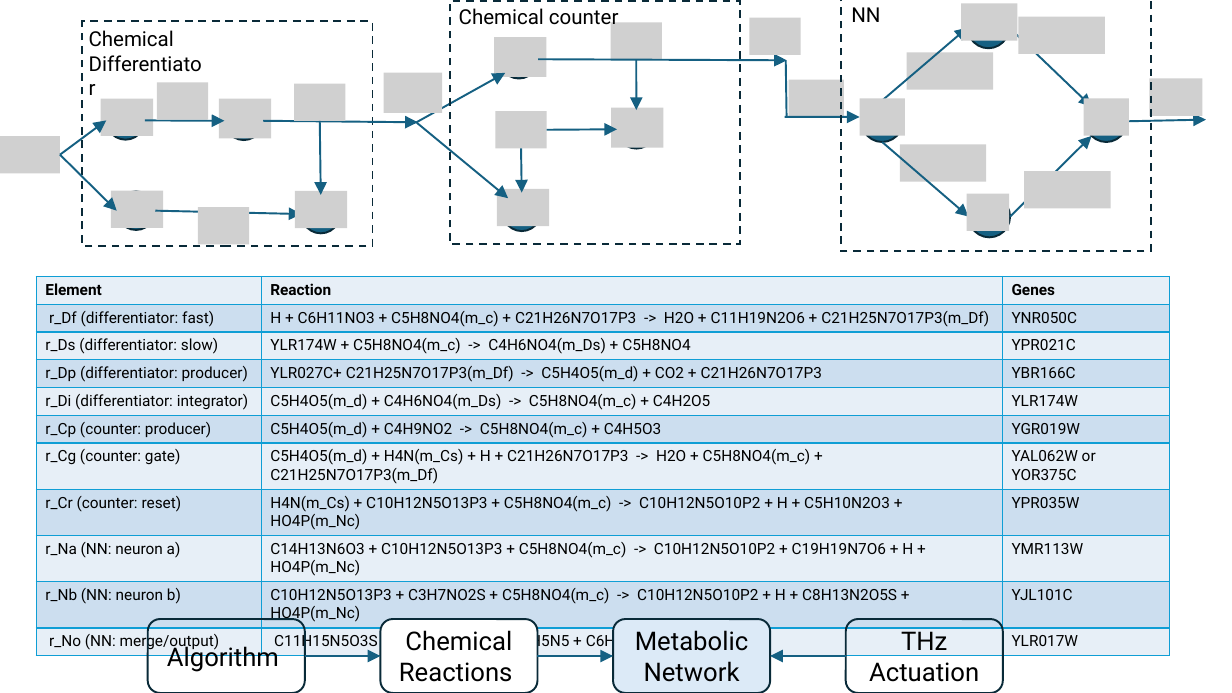
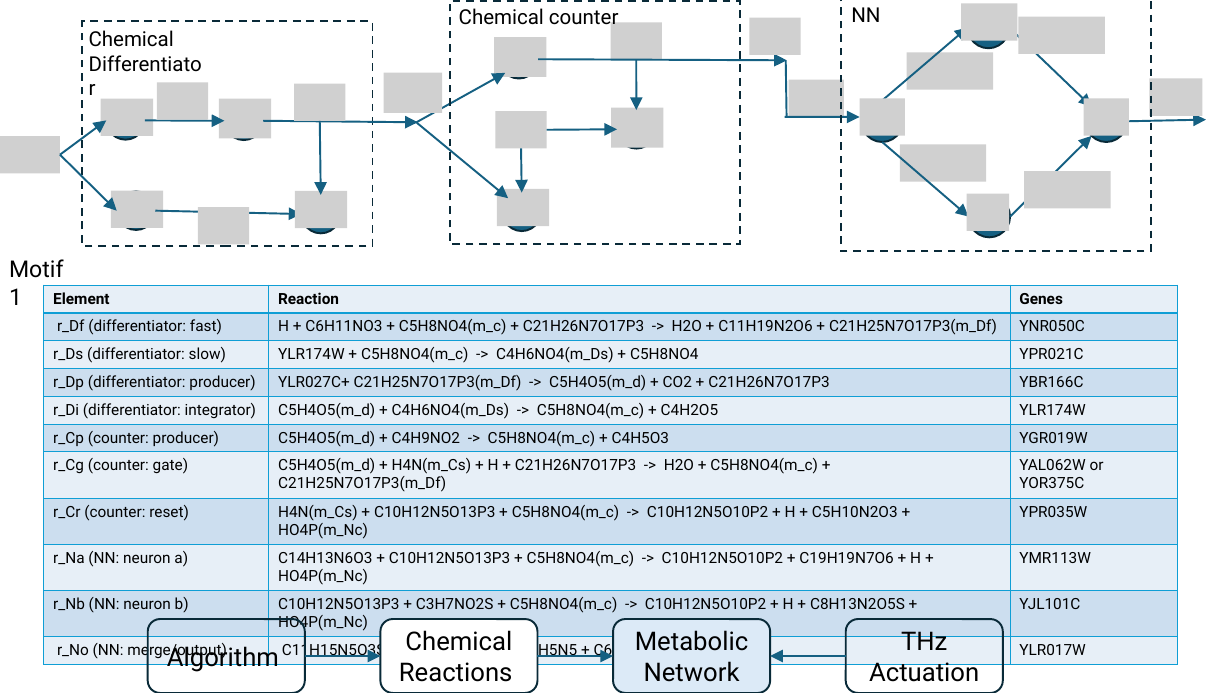
Before and after one commit to tkn-tub/bioelectrodynamics, a slide deck: slide 27 of slides/slides.pptx. Drawn at 1232x693 pixels with LibreOffice and Linux fonts; fonts in the diff are those of the drawing; grey boxes stand for pictures. Boxes give left, top, right and bottom in pixels: in the first picture for what was removed or moved away, otherwise in the second. Text is boxed around its words. In the diff, an @@ line names an element or a change of style, - is before the commit and + after.

Commit message:
motif 47

```diff
--- a/slides/slides.pptx
+++ b/slides/slides.pptx
@@ text added at (9,259,63,305), 18 pt, text #000000 @@
+Motif 1
@@ table: place and size @@
-table at (36,276,1169,655)
+table at (44,286,1177,664)
```
Also in this commit, not shown: 1 other slide changed, 4 slides added, 19 other files.
